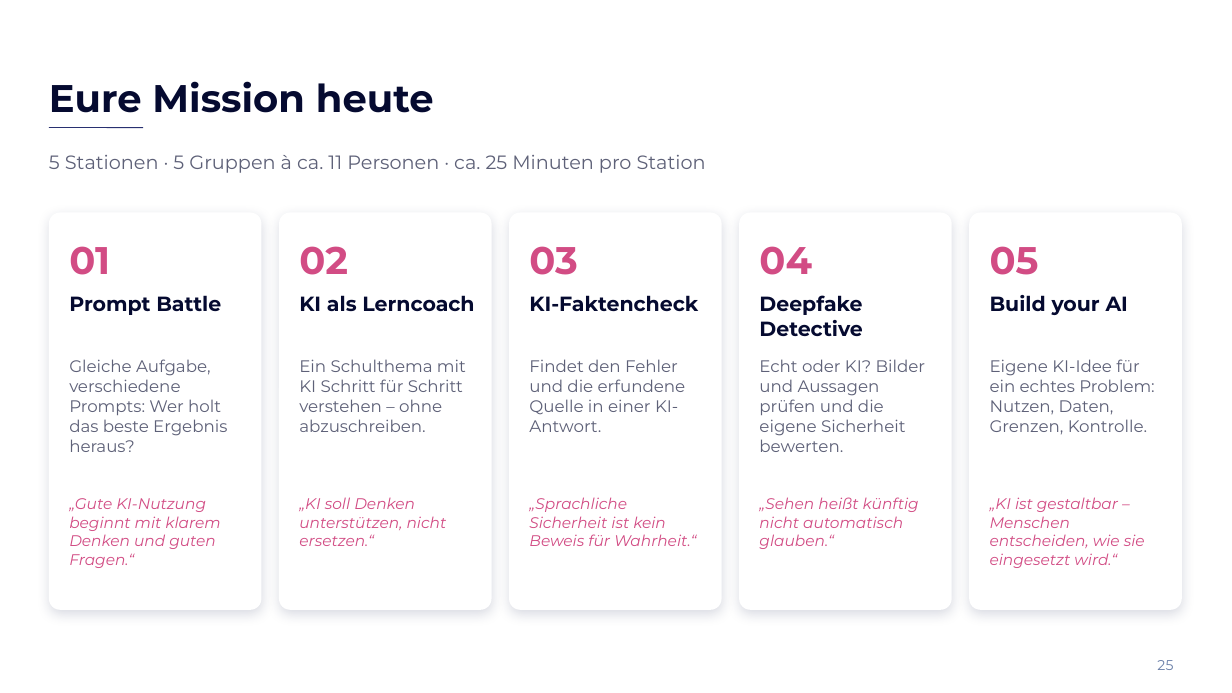
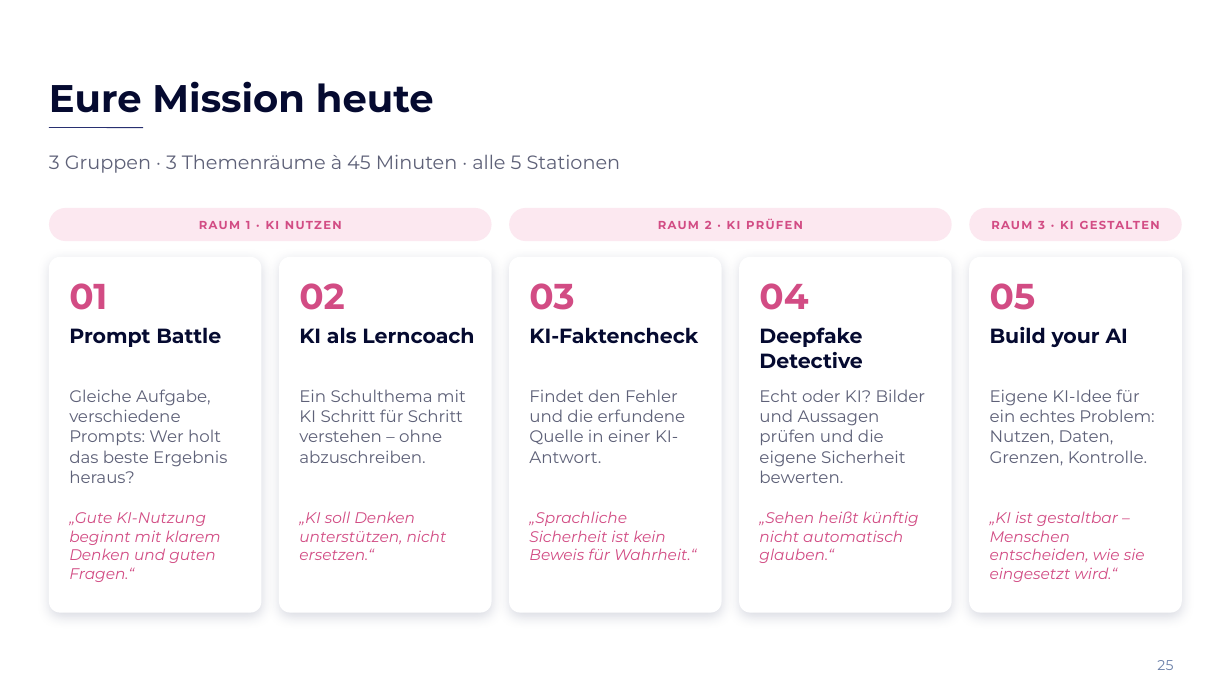
Before and after one commit to elias762/Advisory-board, a slide deck: slide 25 of ki-tag-gymnasium-sued/KI-Tag_Gymnasium-Sued_Impulsvortrag.pptx. Drawn at 1232x693 pixels with LibreOffice and Linux fonts; fonts in the diff are those of the drawing; background and template pictures are left out. Boxes give left, top, right and bottom in pixels: in the first picture for what was removed or moved away, otherwise in the second. Text is boxed around its words. In the diff, an @@ line names an element or a change of style, - is before the commit and + after.

```diff
--- a/ki-tag-gymnasium-sued/KI-Tag_Gymnasium-Sued_Impulsvortrag.pptx
+++ b/ki-tag-gymnasium-sued/KI-Tag_Gymnasium-Sued_Impulsvortrag.pptx
@@ text at (49, 154, 621, 173): text changed @@
-5 Stationen · 5 Gruppen à ca. 11 Personen · ca. 25 Minuten pro Station
+3 Gruppen · 3 Themenräume à 45 Minuten · alle 5 Stationen
@@ rounded rectangle added at (49, 208, 492, 241), fill #FCE8F0 @@
@@ rounded rectangle added at (509, 208, 952, 241), fill #FCE8F0 @@
@@ rounded rectangle added at (970, 208, 1182, 241), fill #FCE8F0 @@
@@ text added at (246, 221, 251, 229), 9 pt, text #D24C84, bold @@
+RAUM 1 · KI NUTZEN
@@ text added at (705, 221, 712, 229), 9 pt, text #D24C84, bold @@
+RAUM 2 · KI PRÜFEN
@@ text added at (1038, 221, 1045, 229), 9 pt, text #D24C84, bold @@
+RAUM 3 · KI GESTALTEN
@@ rounded rectangle: place and size @@
-rounded rectangle at (49, 213, 262, 610)
+rounded rectangle at (49, 257, 262, 613)
@@ text "01": place and size @@
-text "01" at (69, 246, 110, 275)
+text "01" at (69, 283, 107, 310)
@@ rounded rectangle: place and size @@
-rounded rectangle at (279, 213, 492, 610)
+rounded rectangle at (279, 257, 492, 613)
@@ text "02": place and size @@
-text "02" at (299, 246, 348, 275)
+text "02" at (299, 283, 344, 310)
@@ rounded rectangle: place and size @@
-rounded rectangle at (509, 213, 722, 610)
+rounded rectangle at (509, 257, 722, 613)
@@ text "03": place and size @@
-text "03" at (529, 246, 578, 275)
+text "03" at (529, 283, 574, 310)
@@ rounded rectangle: place and size @@
-rounded rectangle at (739, 213, 952, 610)
+rounded rectangle at (739, 257, 952, 613)
@@ text "04": place and size @@
-text "04" at (759, 246, 812, 275)
+text "04" at (759, 283, 808, 310)
@@ rounded rectangle: place and size @@
-rounded rectangle at (970, 213, 1182, 610)
+rounded rectangle at (970, 257, 1182, 613)
@@ size 30 to 28 pt in 5 elements at (69, 283, 107, 310), (299, 283, 344, 310), (529, 283, 574, 310), (759, 283, 808, 310), (990, 283, 1036, 310) @@
@@ text "05": place and size @@
-text "05" at (990, 246, 1039, 275)
+text "05" at (990, 283, 1036, 310)
@@ 5 texts: place and size @@
-5 texts at (69, 295, 1128, 336)
+5 texts at (69, 327, 1128, 368)
@@ text "Gleiche Aufgabe, verschiedene Prompts: Wer ...": place and size @@
-text "Gleiche Aufgabe, verschiedene Prompts: Wer ..." at (69, 359, 227, 452)
+text "Gleiche Aufgabe, verschiedene Prompts: Wer ..." at (69, 389, 227, 483)
@@ text "Ein Schulthema mit KI Schritt ...": place and size @@
-text "Ein Schulthema mit KI Schritt ..." at (299, 359, 466, 432)
+text "Ein Schulthema mit KI Schritt ..." at (299, 389, 466, 463)
@@ text "Findet den Fehler und die ...": place and size @@
-text "Findet den Fehler und die ..." at (529, 359, 686, 432)
+text "Findet den Fehler und die ..." at (529, 389, 686, 463)
@@ text "Echt oder KI? Bilder und ...": place and size @@
-text "Echt oder KI? Bilder und ..." at (759, 359, 926, 452)
+text "Echt oder KI? Bilder und ..." at (759, 389, 926, 483)
@@ text "Eigene KI-Idee für ein echtes ...": place and size @@
-text "Eigene KI-Idee für ein echtes ..." at (990, 359, 1154, 434)
+text "Eigene KI-Idee für ein echtes ..." at (990, 389, 1154, 465)
@@ text "„Gute KI-Nutzung beginnt mit klarem ...": place and size @@
-text "„Gute KI-Nutzung beginnt mit klarem ..." at (69, 498, 220, 568)
+text "„Gute KI-Nutzung beginnt mit klarem ..." at (69, 512, 220, 582)
@@ text "„KI soll Denken unterstützen, nicht ...": place and size @@
-text "„KI soll Denken unterstützen, nicht ..." at (299, 497, 447, 546)
+text "„KI soll Denken unterstützen, nicht ..." at (299, 511, 447, 560)
@@ text "„Sprachliche Sicherheit ist kein Beweis ...": place and size @@
-text "„Sprachliche Sicherheit ist kein Beweis ..." at (529, 497, 696, 546)
+text "„Sprachliche Sicherheit ist kein Beweis ..." at (529, 511, 696, 560)
@@ text "„Sehen heißt künftig nicht automatisch ...": place and size @@
-text "„Sehen heißt künftig nicht automatisch ..." at (759, 497, 919, 549)
+text "„Sehen heißt künftig nicht automatisch ..." at (759, 511, 919, 563)
@@ text "„KI ist gestaltbar – Menschen ...": place and size @@
-text "„KI ist gestaltbar – Menschen ..." at (990, 497, 1145, 568)
+text "„KI ist gestaltbar – Menschen ..." at (990, 511, 1145, 582)
```
Also in this commit, not shown: 1 other slide changed, 7 other files.
